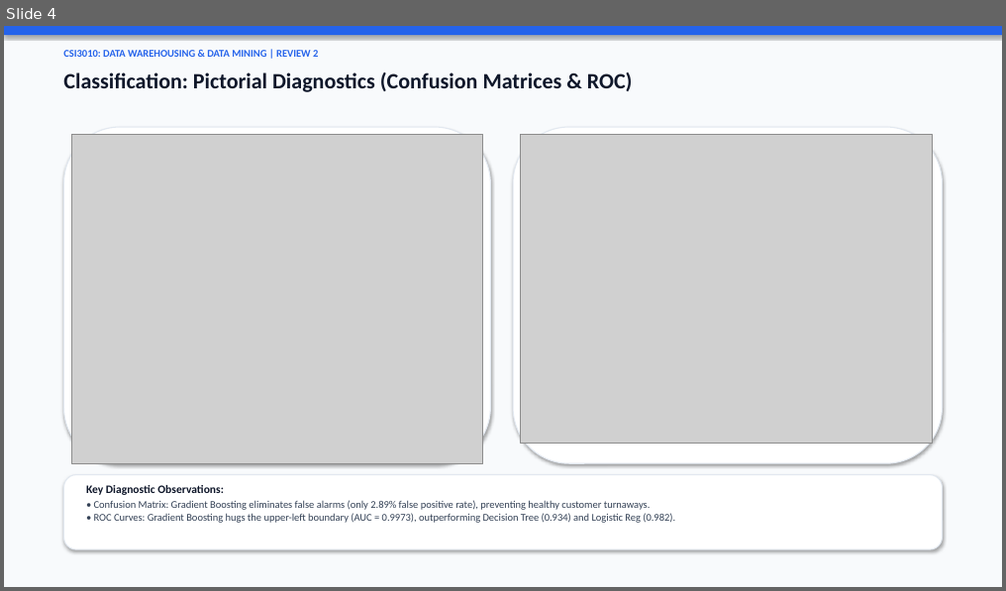
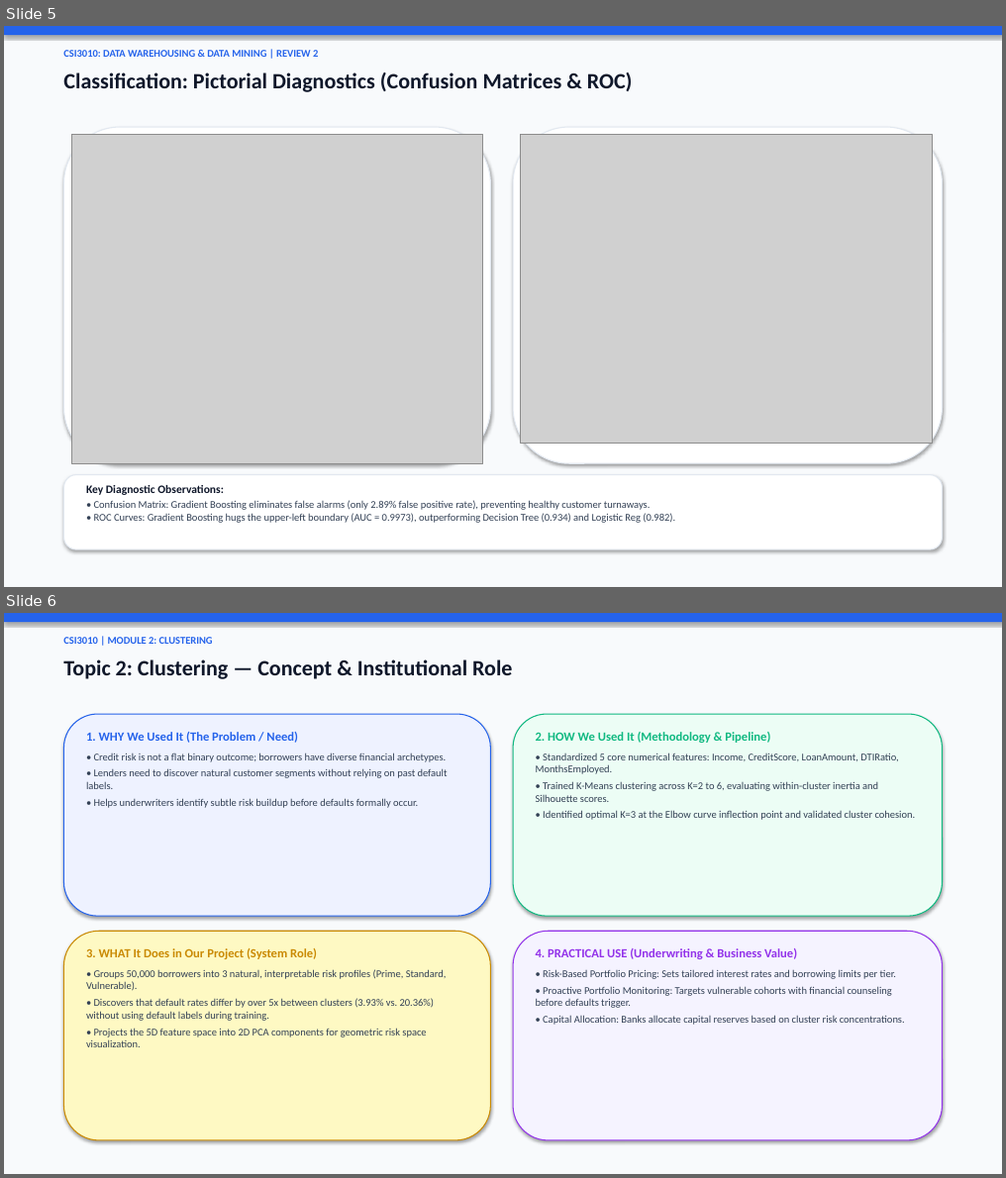
Before and after one commit to MahaprabhuK/Byte_Brigades_Loan_Default, a slide deck: Review2_ByteBrigades_LoanDefault.pptx. Shown one above the other, each under a label of ours: slide 4 before the commit, slides 5 and 6 after it. The pictures are 1006x591 and 1006x1178 pixels, drawn with LibreOffice and Linux fonts; fonts in the diff are those of the drawing; grey boxes stand for pictures. Boxes give left, top, right and bottom in pixels: in the first picture for what was removed or moved away, otherwise in the second. Text is boxed around its words. In the diff, an @@ line names an element or a change of style, - is before the commit and + after.

Commit message:
docs(presentation): add Why/How/What It Does/Practical Use intro slides for all 4 topics

```diff
--- a/Review2_ByteBrigades_LoanDefault.pptx
+++ b/Review2_ByteBrigades_LoanDefault.pptx
@@ slide 6 added at bbox=[4, 613, 1002, 1174], background #F8FAFC @@
@@ rectangle added at bbox=[4, 613, 1002, 622], fill #2563EB @@
@@ text added at bbox=[63, 637, 213, 644], 10 pt, text #2563EB, bold @@
+CSI3010 | MODULE 2: CLUSTERING
@@ text added at bbox=[63, 660, 512, 679], 21 pt, text #0F172A, bold @@
+Topic 2: Clustering — Concept & Institutional Role
@@ rounded rectangle added at bbox=[63, 714, 491, 916], fill #EEF2FF, outline #2563EB 1 pt @@
@@ rounded rectangle added at bbox=[513, 714, 943, 916], fill #ECFDF5, outline #10B981 1 pt @@
@@ text added at bbox=[86, 732, 448, 808], 10 pt, text #334155 @@
+1. WHY We Used It (The Problem / Need)
+• Credit risk is not a flat binary outcome; borrowers have diverse financial archetypes.
+• Lenders need to discover natural customer segments without relying on past default labels.
+• Helps underwriters identify subtle risk buildup before defaults formally occur.
@@ text added at bbox=[536, 732, 916, 820], 10 pt, text #334155 @@
+2. HOW We Used It (Methodology & Pipeline)
+• Standardized 5 core numerical features: Income, CreditScore, LoanAmount, DTIRatio, MonthsEmployed.
+• Trained K-Means clustering across K=2 to 6, evaluating within-cluster inertia and Silhouette scores.
+• Identified optimal K=3 at the Elbow curve inflection point and validated cluster cohesion.
@@ rounded rectangle added at bbox=[63, 931, 491, 1141], fill #FEF9C3, outline #CA8A04 1 pt @@
@@ rounded rectangle added at bbox=[513, 931, 943, 1141], fill #F5F3FF, outline #9333EA 1 pt @@
@@ text added at bbox=[86, 949, 447, 1048], 10 pt, text #334155 @@
+3. WHAT It Does in Our Project (System Role)
+• Groups 50,000 borrowers into 3 natural, interpretable risk profiles (Prime, Standard, Vulnerable).
+• Discovers that default rates differ by over 5x between clusters (3.93% vs. 20.36%) without using default labels during training.
+• Projects the 5D feature space into 2D PCA components for geometric risk space visualization.
@@ text added at bbox=[536, 949, 905, 1025], 10 pt, text #334155 @@
+4. PRACTICAL USE (Underwriting & Business Value)
+• Risk-Based Portfolio Pricing: Sets tailored interest rates and borrowing limits per tier.
+• Proactive Portfolio Monitoring: Targets vulnerable cohorts with financial counseling before defaults trigger.
+• Capital Allocation: Banks allocate capital reserves based on cluster risk concentrations.
@@ what was slide 4 is now slide 5 @@
```
Also in this commit, not shown: 3 slides changed, 3 other slides added, 1 other file.
